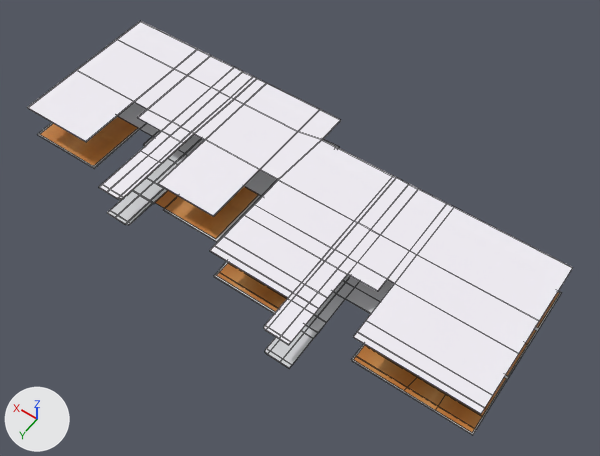
A saved change to the Blender file Assets/Models/St_Etage_bodenDecke.blend.
The view is the same before and after, from a 50 mm lens placed at (-17.9, 29.9, 48.6), pointed at (4.0, -0.6, 0.6). Arrows for +X, +Y and +Z are at lower left; the lights stay in place. Mesh edges are drawn as thin lines.

The scene before the commit, as lines of its bpy script (objects in view):
```python
ob_ceiling_000 = bpy.data.objects.new('ceiling.000', me_plane_016)
ob_ceiling_000.location = (0.0, 0.0, 2.92)
ob_ceiling_001 = bpy.data.objects.new('ceiling.001', me_plane_017)
ob_ceiling_001.location = (0.0, 0.0, 2.92)
ob_ceiling_002 = bpy.data.objects.new('ceiling.002', me_plane_018)
ob_ceiling_002.location = (0.0, 0.0, 2.92)
ob_ceiling_004 = bpy.data.objects.new('ceiling.004', me_plane_019)
ob_ceiling_004.location = (0.0, 0.0, 2.92)
ob_ceiling_005 = bpy.data.objects.new('ceiling.005', me_plane_020)
ob_ceiling_005.location = (0.0, 0.0, 2.92)
ob_ceiling_006 = bpy.data.objects.new('ceiling.006', me_plane_021)
ob_ceiling_006.location = (0.0, 0.0, 2.92)
ob_floor_000 = bpy.data.objects.new('floor.000', me_plane_022)
ob_floor_000.location = (0.0, 0.0, 0.0)
ob_floor_001 = bpy.data.objects.new('floor.001', me_plane_024)
ob_floor_001.location = (0.0, 0.0, 0.0)
# also in view: 'floor.006' at (-3.5, -2.3, 0.0); 'Zimmerboden' at (6.5, -1.7, 0.1); 'floor.004' at (-9.5, -0.4, 0.0); 'floor.002' at (10.5, -2.9, 0.0); 'floor.005' at (2.4, 1.0, 0.0)
```
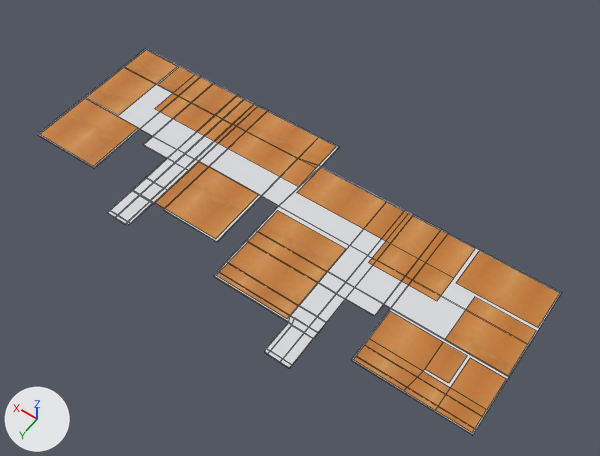
Where the newer file only moved an object's origin or applied its transform, the numbers keep the older frame.

What differs and where, as boxes [x1, y1, x2, y2] in the pictures (600 x 456 px):
'ceiling.000', hidden: before [353, 207, 573, 414]
'ceiling.005', hidden: before [210, 110, 392, 298]
'ceiling.006', hidden: before [264, 176, 454, 345]
'ceiling.001', hidden: before [27, 21, 210, 142]
'ceiling.004', hidden: before [158, 78, 320, 217]
'ceiling.002', hidden: before [99, 55, 256, 199]
'floor.001', reshaped: before [107, 130, 204, 225]; after [143, 83, 258, 170]
'floor.003', added: after [107, 158, 189, 225]
part 1 of me_plane_024, deleted: before [107, 159, 178, 225]
'Zimmerboden', unchanged, uncovered by the edit: before [40, 116, 559, 433]; after [40, 50, 559, 433]
'floor.005', unchanged, uncovered by the edit: before [214, 261, 359, 368]; after [214, 167, 413, 368]
'floor.004', unchanged, uncovered by the edit: before [351, 291, 561, 435]; after [351, 233, 561, 435]
'floor.002', unchanged, uncovered by the edit: before [163, 139, 339, 242]; after [163, 106, 339, 242]

Diff of the bpy script that builds the scene:
```diff
--- a/Assets/Models/St_Etage_bodenDecke.blend.py
+++ b/Assets/Models/St_Etage_bodenDecke.blend.py
@@ me_plane_024 @@
-me_plane_024.from_pydata(...)  # 80 vertices, 76 faces; spans x 14.6..19.4, y -9.5..6.3, z 0.0..0.1
+me_plane_024.from_pydata(...)  # 40 vertices, 33 faces; spans x 14.6..19.4, y -9.5..-0.6, z 0.0..0.1
+# me_plane_024 part 1
+# 40 vertices are removed from x 14.6..16.8, y 2.0..6.3, z 0.0..0.1
+# 43 faces are deleted
 me_plane_024.materials.append(mat_floor_mat)
@@ me_plane_021 @@
-me_plane_021.from_pydata(...)  # 86 vertices, 76 faces; spans x -5.0..0.1, y -6.9..8.9, z 0.1..0.2
+me_plane_021.from_pydata(...)  # 46 vertices, 36 faces; spans x -2.5..2.5, y -4.6..4.6, z 0.0
+# me_plane_021 part 2: 86 vertices removed from x -5.0..0.1, y -6.9..8.9, z 0.1..0.2; 46 vertices added at x -2.5..2.5, y -4.6..4.6, z 0.0
 me_plane_021.materials.append(mat_ceiling_mat)
@@ me_plane_020 @@
 me_plane_020.from_pydata(...)  # 36 vertices, 26 faces; spans x 0.1..8.4, y -9.5..6.1, z 0.1..0.2
+# me_plane_020 part 3: the whole mesh is moved by (-4.2, 1.7, -0.1)
 me_plane_020.materials.append(mat_ceiling_mat)
@@ me_plane_019 @@
 me_plane_019.from_pydata(...)  # 22 vertices, 16 faces; spans x 8.38..14.66, y -9.47..3.62, z 0.07..0.17
+# me_plane_019 part 4: the whole mesh is moved by (-11.52, 2.92, -0.12)
 me_plane_019.materials.append(mat_ceiling_mat)
@@ me_plane_018 @@
-me_plane_018.from_pydata(...)  # 64 vertices, 58 faces; spans x 14.6..19.4, y -9.5..6.4, z 0.1..0.2
+me_plane_018.from_pydata(...)  # 40 vertices, 31 faces; spans x -2.4..2.4, y -4.5..4.5, z 0.0
+# me_plane_018 part 5: 64 vertices removed from x 14.6..19.4, y -9.5..6.4, z 0.1..0.2
 me_plane_018.materials.append(mat_ceiling_mat)
@@ me_plane_017 @@
 me_plane_017.from_pydata(...)  # 22 vertices, 18 faces; spans x 19.37..27.13, y -9.47..3.63, z 0.07..0.17
+# me_plane_017 part 6: the whole mesh is moved by (-23.25, 2.92, -0.12)
 me_plane_017.materials.append(mat_ceiling_mat)
@@ me_plane_016 @@
 me_plane_016.from_pydata(...)  # 24 vertices, 20 faces; spans x -13.99..-4.96, y -6.88..6.09, z 0.07..0.17
+# me_plane_016 part 7: the whole mesh is moved by (9.48, 0.4, -0.12)
 me_plane_016.materials.append(mat_ceiling_mat)
@@ ob_ceiling_006 @@
 ob_ceiling_006 = bpy.data.objects.new('ceiling.006', me_plane_021)
-ob_ceiling_006.location = (0.0, 0.0, 2.92)
+ob_ceiling_006.location = (-2.44, -2.3, 3.04)
+ob_ceiling_006.hide_set(True)  # its collection is switched off
@@ ob_ceiling_005 @@
 ob_ceiling_005 = bpy.data.objects.new('ceiling.005', me_plane_020)
-ob_ceiling_005.location = (0.0, 0.0, 2.92)
+ob_ceiling_005.location = (4.23, -1.68, 3.04)
+ob_ceiling_005.hide_set(True)  # its collection is switched off
@@ ob_ceiling_004 @@
 ob_ceiling_004 = bpy.data.objects.new('ceiling.004', me_plane_019)
-ob_ceiling_004.location = (0.0, 0.0, 2.92)
+ob_ceiling_004.location = (11.52, -2.92, 3.04)
+ob_ceiling_004.hide_set(True)  # its collection is switched off
@@ ob_ceiling_002 @@
 ob_ceiling_002 = bpy.data.objects.new('ceiling.002', me_plane_018)
-ob_ceiling_002.location = (0.0, 0.0, 2.92)
+ob_ceiling_002.location = (16.97, -5.01, 3.04)
+ob_ceiling_002.hide_set(True)  # its collection is switched off
@@ ob_ceiling_001 @@
 ob_ceiling_001 = bpy.data.objects.new('ceiling.001', me_plane_017)
-ob_ceiling_001.location = (0.0, 0.0, 2.92)
+ob_ceiling_001.location = (23.25, -2.92, 3.04)
+ob_ceiling_001.hide_set(True)  # its collection is switched off
@@ ob_ceiling_000 @@
 ob_ceiling_000 = bpy.data.objects.new('ceiling.000', me_plane_016)
-ob_ceiling_000.location = (0.0, 0.0, 2.92)
+ob_ceiling_000.location = (-9.48, -0.4, 3.04)
+ob_ceiling_000.hide_set(True)  # its collection is switched off
@@ ob_floor_003 @@
+ob_floor_003 = bpy.data.objects.new('floor.003', me_plane_004)  # 48 vertices, 43 faces; spans x -1.12..1.12, y -3.42..3.42, z -0.05..0.05; in mat_floor_mat (its picture is missing)
+ob_floor_003.location = (15.69, 2.87, 0.02)
```
